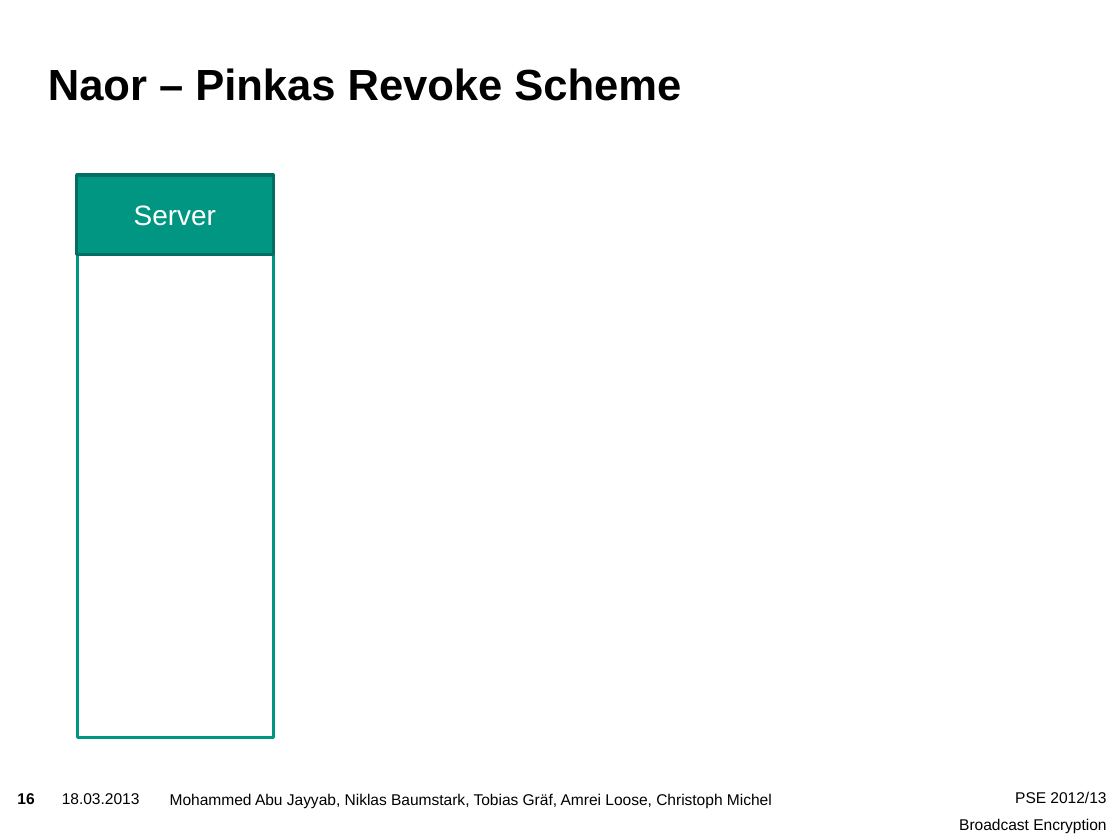
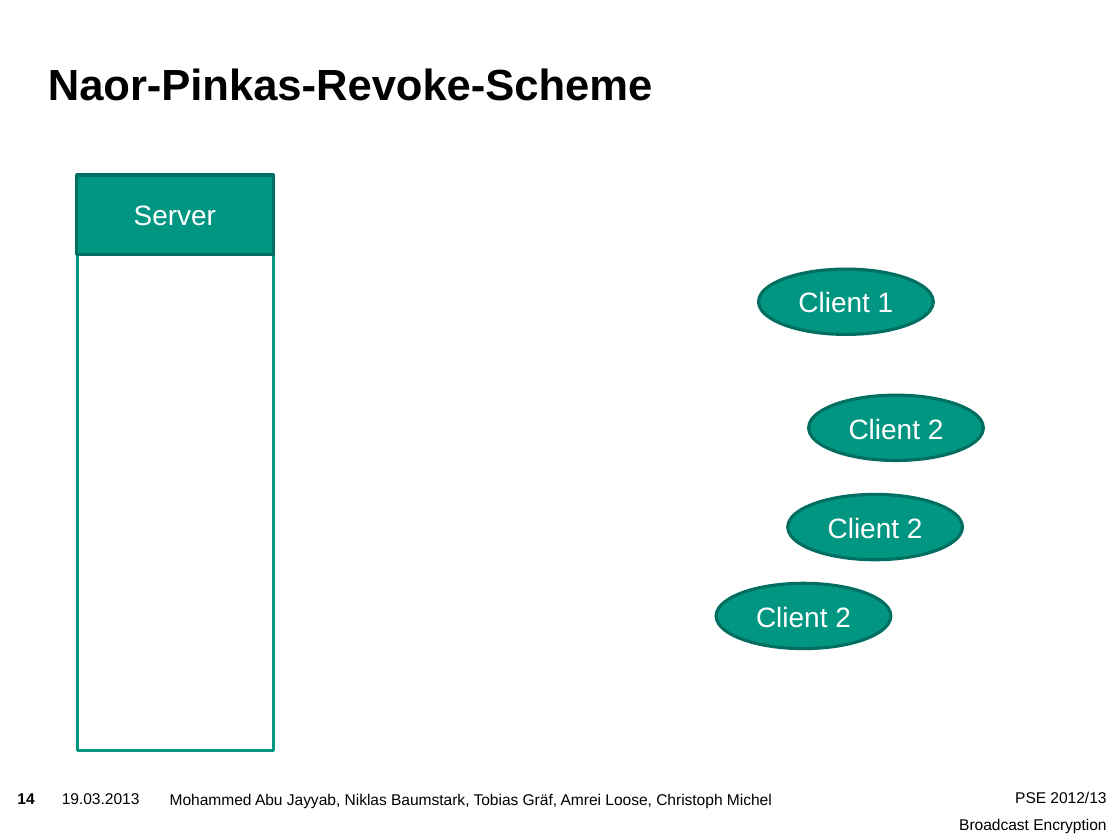
Before and after one commit to niklasb/pse-broadcast-encryption, a slide deck: slide 14 of praesentation/pse-abschluss.pptx (slide 16 before the commit). Drawn at 1120x840 pixels with LibreOffice and Linux fonts; fonts in the diff are those of the drawing; background and template pictures are left out. Boxes give left, top, right and bottom in pixels: in the first picture for what was removed or moved away, otherwise in the second. Text is boxed around its words. In the diff, an @@ line names an element or a change of style, - is before the commit and + after.

```diff
--- a/praesentation/pse-abschluss.pptx
+++ b/praesentation/pse-abschluss.pptx
@@ title at [48, 68, 652, 101]: text changed @@
-Naor – Pinkas Revoke Scheme
+Naor-Pinkas-Revoke-Scheme
@@ rectangle: place and size @@
-rectangle at [77, 233, 273, 737]
+rectangle at [77, 233, 273, 750]
@@ ellipse added at [758, 269, 933, 334], fill #009682, outline #006F60 2 pt, 18 pt, text #FFFFFF @@
+Client 1
@@ ellipse added at [809, 395, 983, 460], fill #009682, outline #006F60 2 pt, 18 pt, text #FFFFFF @@
+Client 2
@@ ellipse added at [787, 494, 962, 559], fill #009682, outline #006F60 2 pt, 18 pt, text #FFFFFF @@
+Client 2
@@ ellipse added at [716, 584, 890, 648], fill #009682, outline #006F60 2 pt, 18 pt, text #FFFFFF @@
+Client 2
@@ page number at [17, 793, 34, 804]: text changed @@
-16
+14
@@ text at [62, 793, 140, 804]: text changed @@
-18.03.2013
+19.03.2013
```
Also in this commit, not shown: 13 other slides changed, 7 slides added, 9 slides removed, 1 other file.
